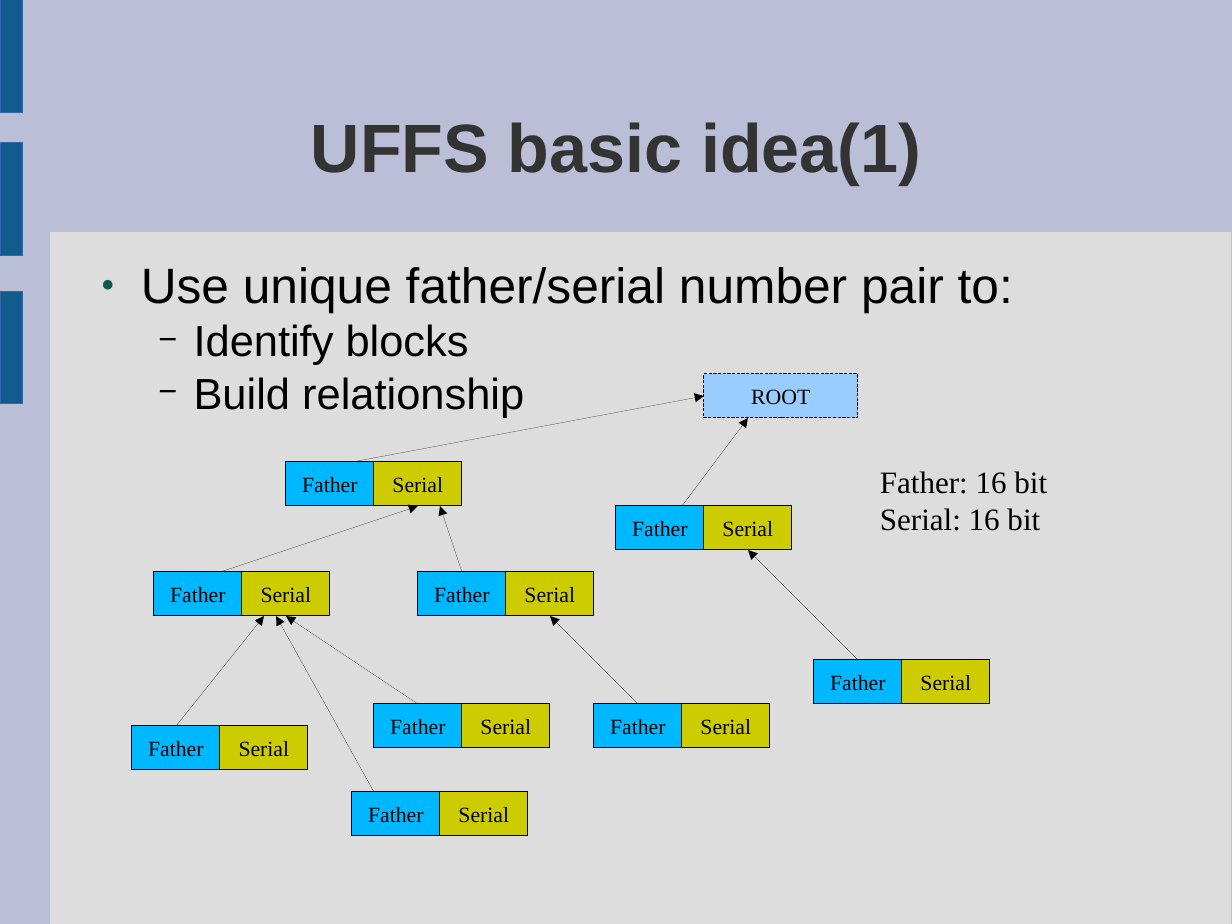
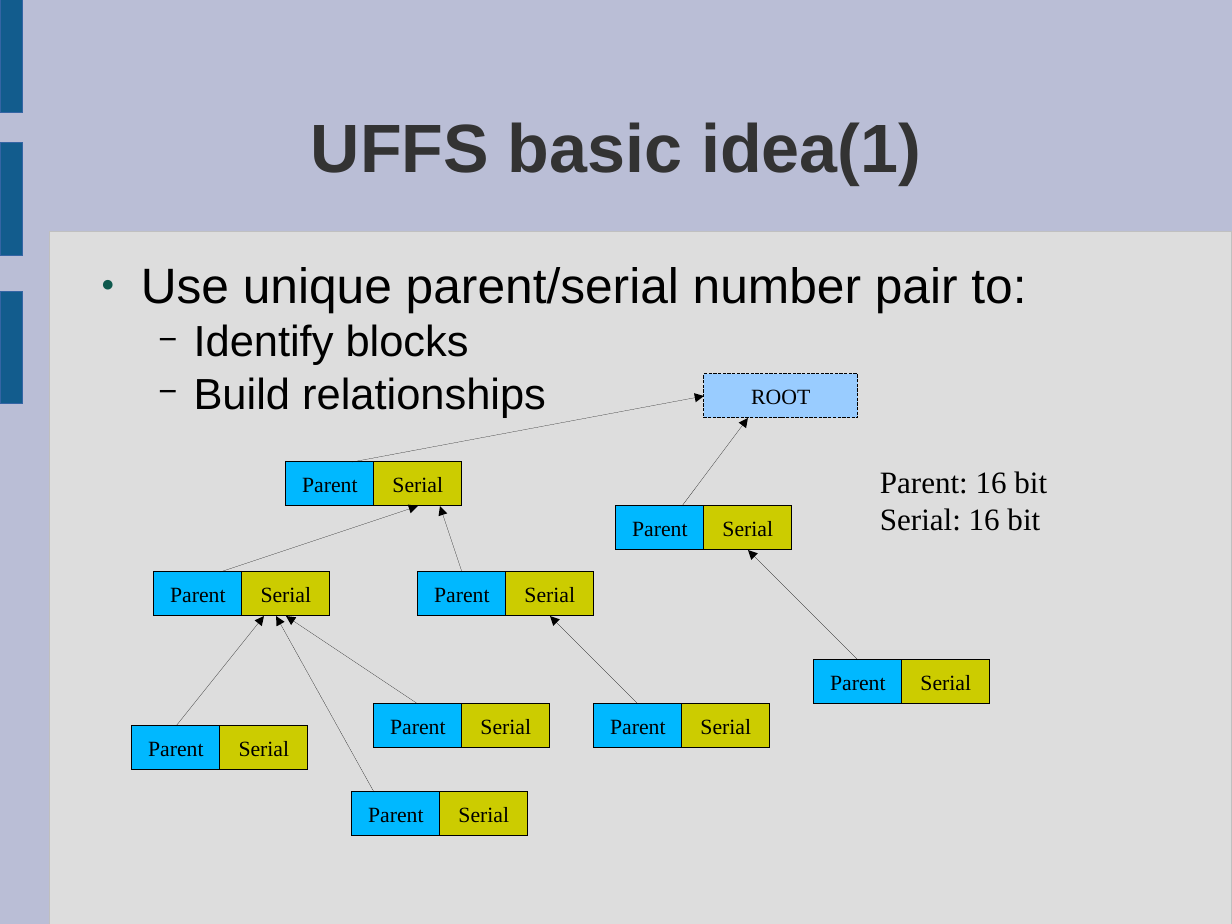
Before and after one commit to rickyzheng/uffs, a slide deck: slide 8 of doc/Understanding UFFS.odp. Drawn at 1232x924 pixels with LibreOffice and Linux fonts; fonts in the diff are those of the drawing. Boxes give left, top, right and bottom in pixels: in the first picture for what was removed or moved away, otherwise in the second. Text is boxed around its words. In the diff, an @@ line names an element or a change of style, - is before the commit and + after.

```diff
--- a/doc/Understanding UFFS.odp
+++ b/doc/Understanding UFFS.odp
@@ text at box(141, 267, 1026, 313): text changed @@
-● Use unique father/serial number pair to:
+● Use unique parent/serial number pair to:
@@ text at box(194, 377, 546, 418): text changed @@
-  − Build relationship
+  − Build relationships
@@ text in rectangle at box(302, 477, 358, 493): text changed @@
-Father
+Parent
@@ text at box(880, 471, 1047, 494): text changed @@
-Father: 16 bit
+Parent: 16 bit
@@ text in rectangle at box(632, 521, 688, 537): text changed @@
-Father
+Parent
@@ text in rectangle at box(170, 587, 226, 603): text changed @@
-Father
+Parent
@@ text in rectangle at box(434, 587, 490, 603): text changed @@
-Father
+Parent
@@ text in rectangle at box(830, 675, 886, 691): text changed @@
-Father
+Parent
@@ text in rectangle at box(390, 719, 446, 735): text changed @@
-Father
+Parent
@@ text in rectangle at box(610, 719, 666, 735): text changed @@
-Father
+Parent
@@ text in rectangle at box(148, 741, 204, 757): text changed @@
-Father
+Parent
@@ text in rectangle at box(368, 807, 424, 823): text changed @@
-Father
+Parent
```
Also in this commit, not shown: 12 other slides changed, 1 other file.
